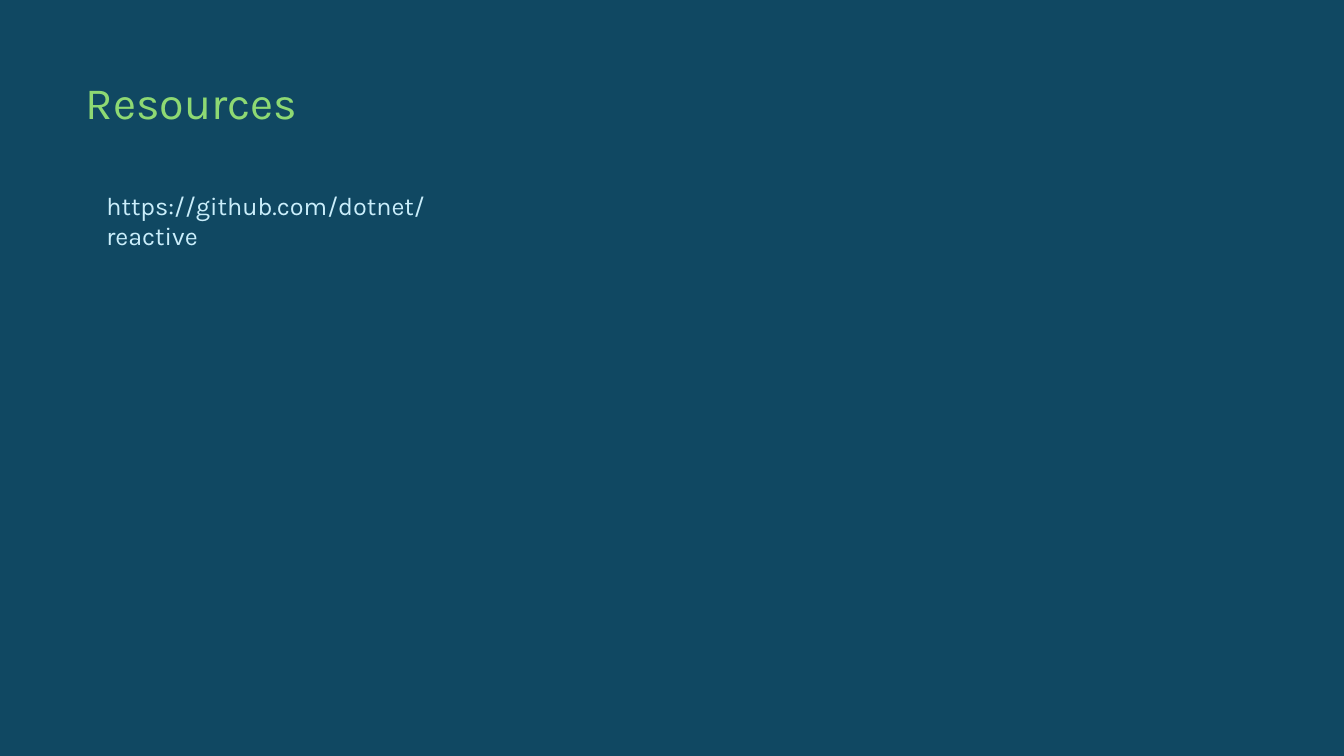
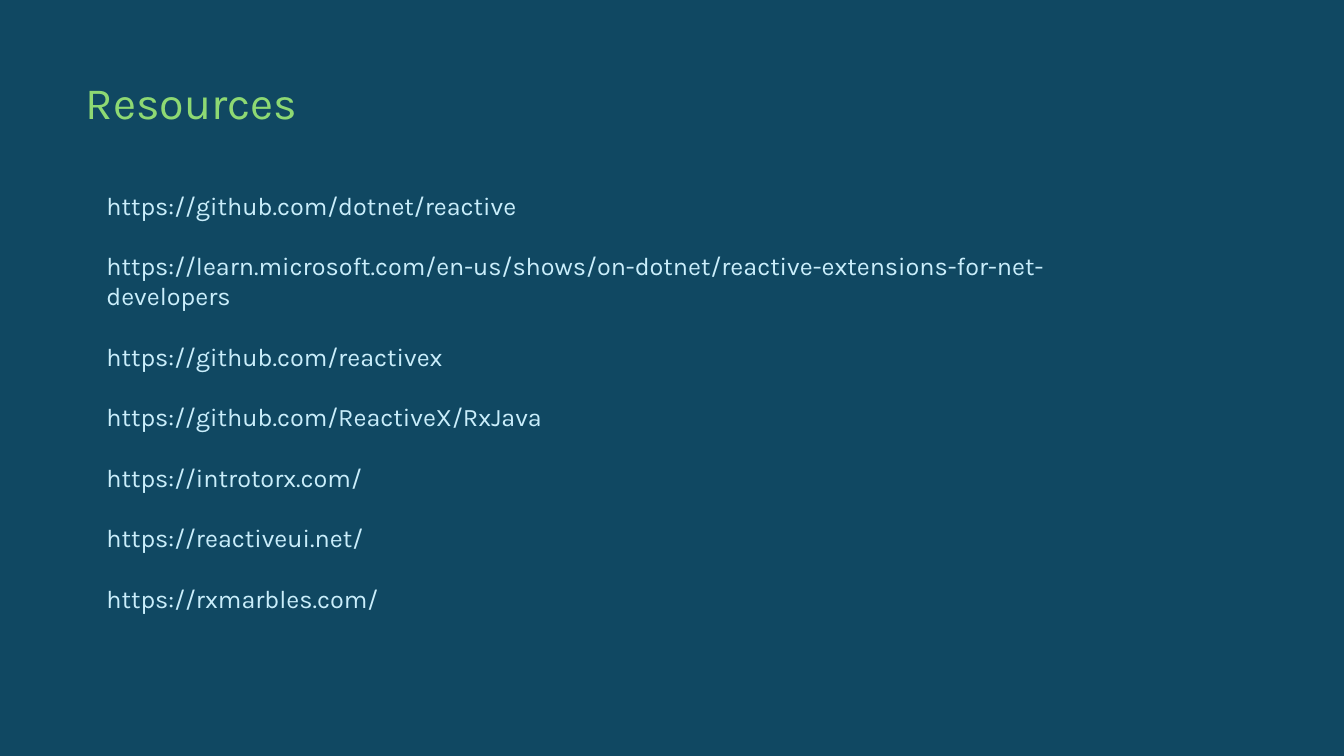
Before and after one commit to jeanhibbert/RxDemo2025, a slide deck: slide 9 of Resources/RxTalk2025.pptx. Drawn at 1344x756 pixels with LibreOffice and Linux fonts; fonts in the diff are those of the drawing. Boxes give left, top, right and bottom in pixels: in the first picture for what was removed or moved away, otherwise in the second. Text is boxed around its words. In the diff, an @@ line names an element or a change of style, - is before the commit and + after.

```diff
--- a/Resources/RxTalk2025.pptx
+++ b/Resources/RxTalk2025.pptx
@@ text at (106,256,1043,614): paragraphs added @@
+https://learn.microsoft.com/en-us/shows/on-dotnet/reactive-extensions-for-net-developers
+https://github.com/reactivex
+https://github.com/ReactiveX/RxJava
+https://introtorx.com/
+https://reactiveui.net/
+https://rxmarbles.com/
```
Also in this commit, not shown: 2 other slides changed, 1 slide added, 1 slide removed, 2 other files.
